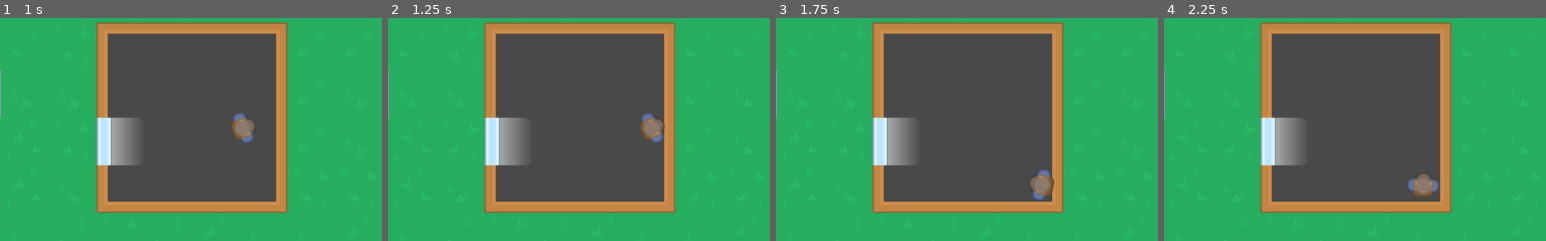
Above: before the commit, frames 1-4 (left to right).
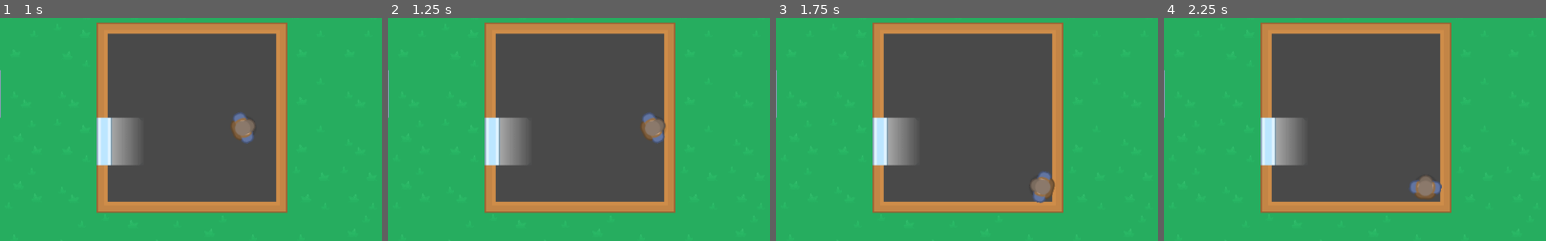
Above: after the commit, the same moments.

Repository: BrunoM24/Top-Down-Simple-Game
Game: Godot game, scene res://src/World.tscn
The game is run twice, just before and just after one commit, with the same random seed, the same clock (stepped at 60 frames per second) and the same inputs.
Inputs (mouse positions are % of the whole screen's width and height, from its top left):
- Up to frame 1 (1 s): tap Enter at 0.5 s; move the mouse to (72, 45) at 0.52 s; hold D (move_right) from 0.53 s (still down)
- Up to frame 2 (1.25 s): keep holding D (move_right)
- Up to frame 3 (1.75 s): move the mouse to (30, 55) at 1.27 s; release D (move_right) at 1.28 s; hold S (move_down) from 1.28 s (still down)
- Up to frame 4 (2.25 s): tap Space at 2 s; move the mouse to (60, 28) at 2.02 s; release S (move_down) at 2.03 s; hold D (move_right) from 2.03 s (still down)
The pictures show only the part of the screen within x 25-75%, y 31-81%; the shares and areas given below are measured in that part.

Frame 1 is identical in both runs. In frame 2, 0.1% of the frame differs, in the area x 66-73%, y 42-57%; in frame 3, 0.3%; in frame 4, 0.4%, in the area x 63-73%, y 70-82%.

Commit message:
Player - Reduced the size of the Player's Collision Box

Diff:
--- a/src/player/Player.tscn
+++ b/src/player/Player.tscn
@@ -4,7 +4,7 @@
 [ext_resource path="res://src/player/Player.gd" type="Script" id=2]
 
 [sub_resource type="CapsuleShape2D" id=1]
-height = 24.0223
+height = 18.0088
 
 [node name="Player" type="KinematicBody2D"]
 collision_mask = 2
